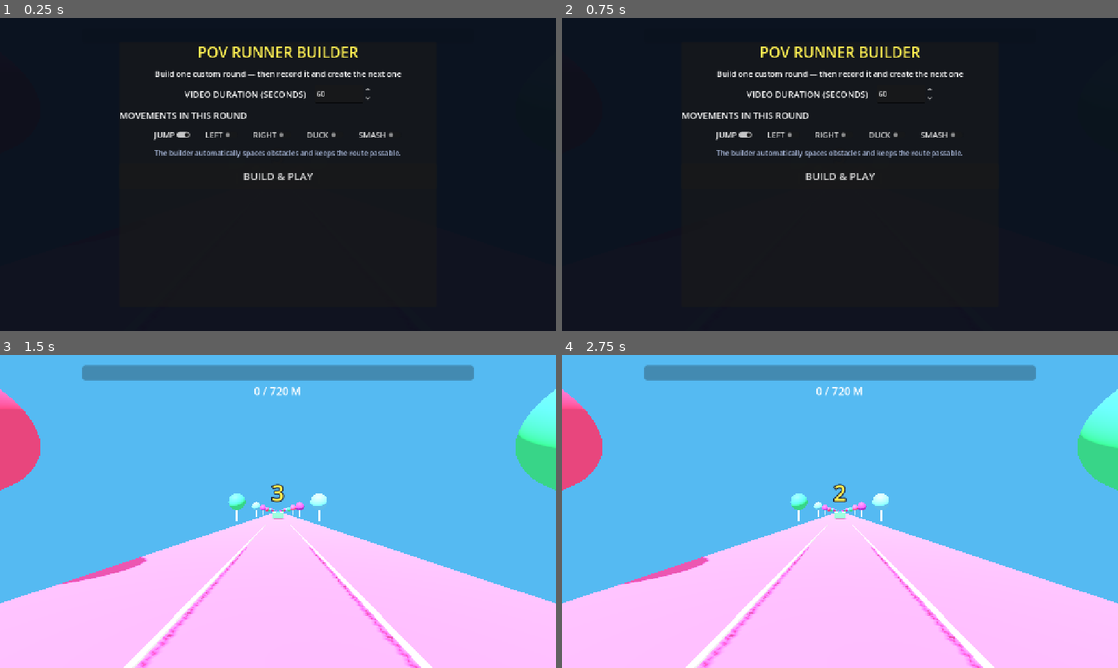
Above: before the commit, frames 1-4 (two rows, left to right).
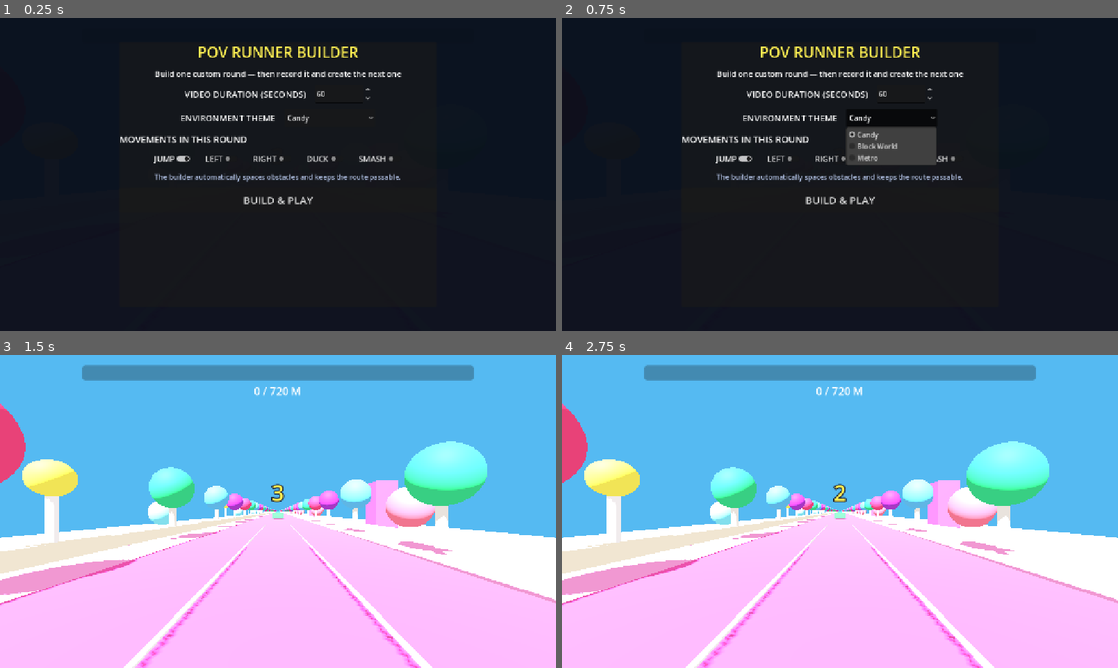
Above: after the commit, the same moments.

Repository: mikhailliachenko-hue/POVRunnerConstructor
Game: Godot game, scene res://main.tscn
Two runs of this game, one before a commit and one after it. Both use one fixed random seed, a clock stepped at 60 frames per second and the inputs below.
Inputs (mouse positions are in pixels of both pictures, inside the frame that each line leads up to):
- Up to frame 1 (0.25 s): no input
- Up to frame 2 (0.75 s): click (890, 118) at 0.5 s, where only the run after the commit has a clickable "Candy"
- Up to frame 3 (1.5 s): click "BUILD & PLAY" at 1.25 s
- Up to frame 4 (2.75 s): tap Enter at 2 s; hold D (move_right) from 2.03 s (still down); tap S (duck) at 2.1 s; tap Space (jump) at 2.27 s

The runs differ from the first frame. In frame 1, 2.7% of the frame differs, in the area x 21-72%, y 30-60%; in frame 2, 4.2%; in frame 3, 21%, in the area x 0-100%, y 10-81%; in frame 4, 21%.

Commit message:
Release environment themes v0.4

Diff:
--- a/scripts/main.gd
+++ b/scripts/main.gd
@@ -25,6 +25,7 @@
 var camera_rig: Node3D
 var camera: Camera3D
 var course_root: Node3D
+var world_environment: Environment
 var progress_bar: ProgressBar
 var distance_label: Label
 var action_label: Label
@@ -45,6 +46,8 @@
 var builder_overlay: ColorRect
 var duration_spin: SpinBox
 var round_checks: Dictionary = {}
+var theme_option: OptionButton
+var active_theme := "Candy"
 
 func _ready() -> void:
 	build_world()
@@ -56,14 +59,14 @@
 
 func build_world() -> void:
 	var environment := WorldEnvironment.new()
-	var env := Environment.new()
-	env.background_mode = Environment.BG_COLOR
-	env.background_color = Color("55baf2")
-	env.ambient_light_source = Environment.AMBIENT_SOURCE_COLOR
-	env.ambient_light_color = Color.WHITE
-	env.ambient_light_energy = 0.75
-	env.tonemap_mode = Environment.TONE_MAPPER_FILMIC
-	environment.environment = env
+	world_environment = Environment.new()
+	world_environment.background_mode = Environment.BG_COLOR
+	world_environment.background_color = Color("55baf2")
+	world_environment.ambient_light_source = Environment.AMBIENT_SOURCE_COLOR
+	world_environment.ambient_light_color = Color.WHITE
+	world_environment.ambient_light_energy = 0.75
+	world_environment.tonemap_mode = Environment.TONE_MAPPER_FILMIC
+	environment.environment = world_environment
 	add_child(environment)
 
 	var sun := DirectionalLight3D.new()
@@ -86,14 +89,12 @@
 func build_course() -> void:
 	for child in course_root.get_children():
 		child.queue_free()
-	create_box("Road", Vector3(11, 0.25, course_length + 20), Vector3(0, -0.25, -course_length * 0.5 + 5), Color("f54fa2"))
+	var road_color := theme_color("road")
+	create_box("Road", Vector3(11, 0.25, course_length + 20), Vector3(0, -0.25, -course_length * 0.5 + 5), road_color)
 	for lane_mark in [-1.6, 1.6]:
 		create_box("LaneMark", Vector3(0.10, 0.025, course_length), Vector3(lane_mark, 0.02, -course_length * 0.5 + 5), Color(1, 1, 1, 0.65))
 
-	for z in range(0, int(course_length / 30.0) + 1):
-		var world_z := -float(z * 30)
-		create_tree(Vector3(-7.2, 0, world_z), z)
-		create_tree(Vector3(7.2, 0, world_z), z + 1)
+	build_theme_environment()
 
 	var colors := [Color("49d765"), Color("3a84ed"), Color("ffca38"), Color("9858e8")]
 	for index in range(events.size()):
@@ -114,6 +115,60 @@
 	create_cylinder(Vector3(pos.x, 1.25, pos.z), 0.24, 2.5, Color("f1eee2"))
 	var colors := [Color("ef426f"), Color("37cf79"), Color("56aef0"), Color("9639bd")]
 	create_sphere(Vector3(pos.x, 3.4, pos.z), 1.45, colors[index % colors.size()])
+
+func theme_color(slot: String) -> Color:
+	var themes := {
+		"Candy": {"road": Color("f54fa2"), "ground": Color("ff8ed1"), "accent": Color("fff052")},
+		"Block World": {"road": Color("626c78"), "ground": Color("63b64b"), "accent": Color("45d06f")},
+		"Metro": {"road": Color("555c69"), "ground": Color("2c3441"), "accent": Color("3f94e8")},
+	}
+	return themes[active_theme][slot]
+
+func build_theme_environment() -> void:
+	match active_theme:
+		"Candy": build_candy_environment()
+		"Block World": build_block_environment()
+		"Metro": build_metro_environment()
+
+func build_candy_environment() -> void:
+	create_box("CandyGround", Vector3(42, 0.2, course_length + 20), Vector3(0, -0.38, -course_length * 0.5 + 5), theme_color("ground"))
+	create_box("LeftRail", Vector3(0.3, 0.45, course_length), Vector3(-5.8, 0.65, -course_length * 0.5 + 5), Color("fff4d2"))
+	create_box("RightRail", Vector3(0.3, 0.45, course_length), Vector3(5.8, 0.65, -course_length * 0.5 + 5), Color("fff4d2"))
+	for index in range(0, int(course_length / 10.0) + 1):
+		var z := -float(index * 10)
+		create_tree(Vector3(-7.6, 0, z), index)
+		create_tree(Vector3(7.6, 0, z - 5), index + 1)
+		if index % 3 == 0:
+			create_cylinder(Vector3(-10.5, 1.4, z - 5), 0.22, 2.8, Color.WHITE)
+			create_sphere(Vector3(-10.5, 3.25, z - 5), 0.85, theme_color("accent"))
+		if index % 4 == 1:
+			create_sphere(Vector3(11.5, 2.1, z - 3), 1.8, Color("ff6d84"))
+			create_sphere(Vector3(-12.5, 1.6, z - 7), 1.35, Color("75e8ff"))
+		if index % 5 == 2:
+			create_box("CandyMonument", Vector3(2.6, 5.5, 2.6), Vector3(12.8, 2.55, z), Color("8e55d7"))
+
+func build_block_environment() -> void:
+	create_box("GrassGround", Vector3(46, 0.35, course_length + 20), Vector3(0, -0.42, -course_length * 0.5 + 5), theme_color("ground"))
+	for index in range(0, int(course_length / 22.0) + 1):
+		var z := -float(index * 22)
+		var height := 4.0 + float(index % 4) * 1.5
+		create_box("BlockBuildingL", Vector3(7, height, 9), Vector3(-10.0, height * 0.5, z), Color("d79055").lightened(float(index % 3) * 0.08))
+		create_box("BlockBuildingR", Vector3(7, height + 1, 9), Vector3(10.0, (height + 1) * 0.5, z - 10), Color("5e82bd").lightened(float(index % 2) * 0.1))
+		create_box("BlockTrunk", Vector3(0.65, 2.5, 0.65), Vector3(-6.6, 1.25, z - 9), Color("8f613d"))
+		create_box("BlockLeaves", Vector3(2.8, 2.4, 2.8), Vector3(-6.6, 3.4, z - 9), Color("3f9b52"))
+
+func build_metro_environment() -> void:
+	create_box("MetroGround", Vector3(34, 0.3, course_length + 20), Vector3(0, -0.4, -course_length * 0.5 + 5), theme_color("ground"))
+	create_box("LeftWall", Vector3(1.0, 6.5, course_length), Vector3(-9.5, 3.0, -course_length * 0.5 + 5), Color("7b5039"))
+	create_box("RightWall", Vector3(1.0, 6.5, course_length), Vector3(9.5, 3.0, -course_length * 0.5 + 5), Color("345466"))
+	create_box("Ceiling", Vector3(20, 0.5, course_length), Vector3(0, 6.35, -course_length * 0.5 + 5), Color("242a34"))
+	for index in range(0, int(course_length / 12.0) + 1):
+		var z := -float(index * 12)
+		create_box("ColumnL", Vector3(0.55, 6.0, 0.8), Vector3(-7.0, 2.8, z), Color("d08355"))
+		create_box("ColumnR", Vector3(0.55, 6.0, 0.8), Vector3(7.0, 2.8, z), Color("d08355"))
+		create_box("RoofBeam", Vector3(14.5, 0.35, 0.65), Vector3(0, 5.75, z), theme_color("accent"))
+	for rail_x in [-3.2, 0.0, 3.2]:
+		create_box("Rail", Vector3(0.12, 0.09, course_length), Vector3(rail_x, 0.04, -course_length * 0.5 + 5), Color("c5ced8"))
 
 func create_dodge_gate(z: float, action: String, color: Color) -> void:
 	# Игрок начинает каждый манёвр из центра. Две полосы перекрыты,
@@ -344,6 +399,20 @@
 	duration_spin.custom_minimum_size = Vector2(130, 42)
 	duration_row.add_child(duration_spin)
 
+	var theme_row := HBoxContainer.new()
+	theme_row.alignment = BoxContainer.ALIGNMENT_CENTER
+	content.add_child(theme_row)
+	var theme_label := Label.new()
+	theme_label.text = "ENVIRONMENT THEME   "
+	theme_label.add_theme_font_size_override("font_size", 20)
+	theme_row.add_child(theme_label)
+	theme_option = OptionButton.new()
+	theme_option.add_item("Candy")
+	theme_option.add_item("Block World")
+	theme_option.add_item("Metro")
+	theme_option.custom_minimum_size = Vector2(210, 42)
+	theme_row.add_child(theme_option)
+
 	create_round_selector(content, "MOVEMENTS IN THIS ROUND", round_checks, ["JUMP"])
 
 	var note := Label.new()
@@ -387,6 +456,8 @@
 
 func apply_builder_settings() -> void:
 	video_duration = duration_spin.value
+	active_theme = theme_option.get_item_text(theme_option.selected)
+	apply_theme_environment()
 	course_length = video_duration * speed
 	events.clear()
 	var chosen_actions := selected_actions(round_checks)
@@ -402,6 +473,18 @@
 	restart()
 	builder_active = false
 	builder_overlay.visible = false
+
+func apply_theme_environment() -> void:
+	match active_theme:
+		"Candy":
+			world_environment.background_color = Color("55baf2")
+			world_environment.ambient_light_color = Color("fff5f7")
+		"Block World":
+			world_environment.background_color = Color("75b9ee")
+			world_environment.ambient_light_color = Color("e8f3ff")
+		"Metro":
+			world_environment.background_color = Color("18202b")
+			world_environment.ambient_light_color = Color("9db4d1")
 
 func _process(delta: float) -> void:
 	if builder_active:
